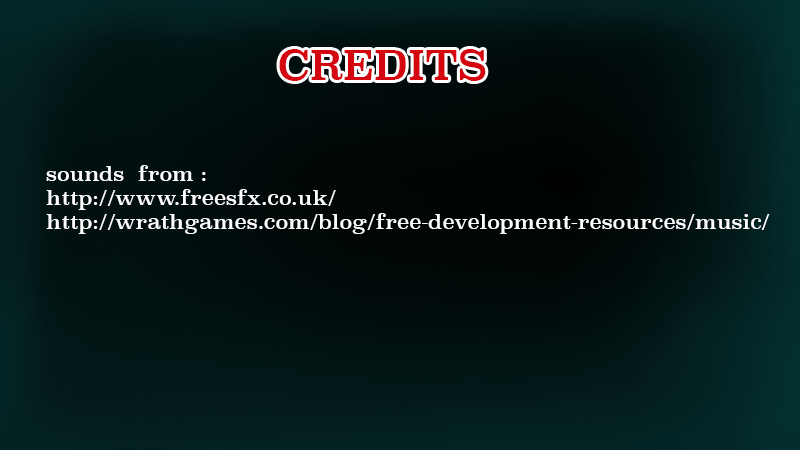
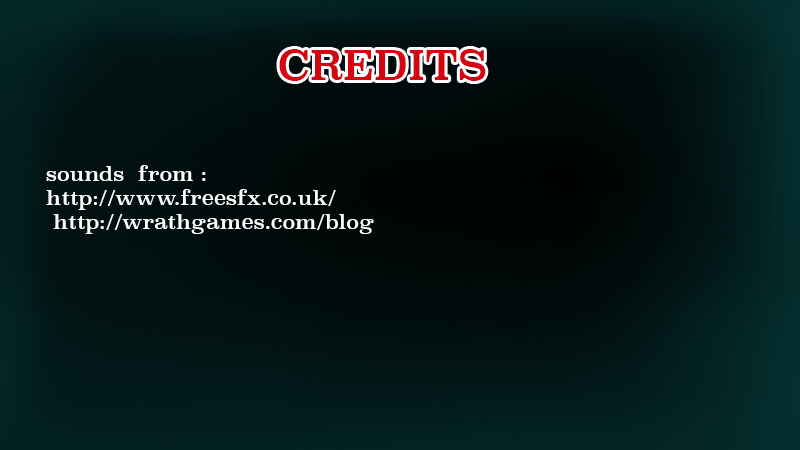
Comparing the layer stacks of the two 800x450 images. Changes:
renamed "sounds from : http://www.freesfx.co.uk/ http://wrathgames.com/" to "sounds from : http://www.freesfx.co.uk/ http://wrathgames.com", painted on it over (46, 213, 770, 234)
